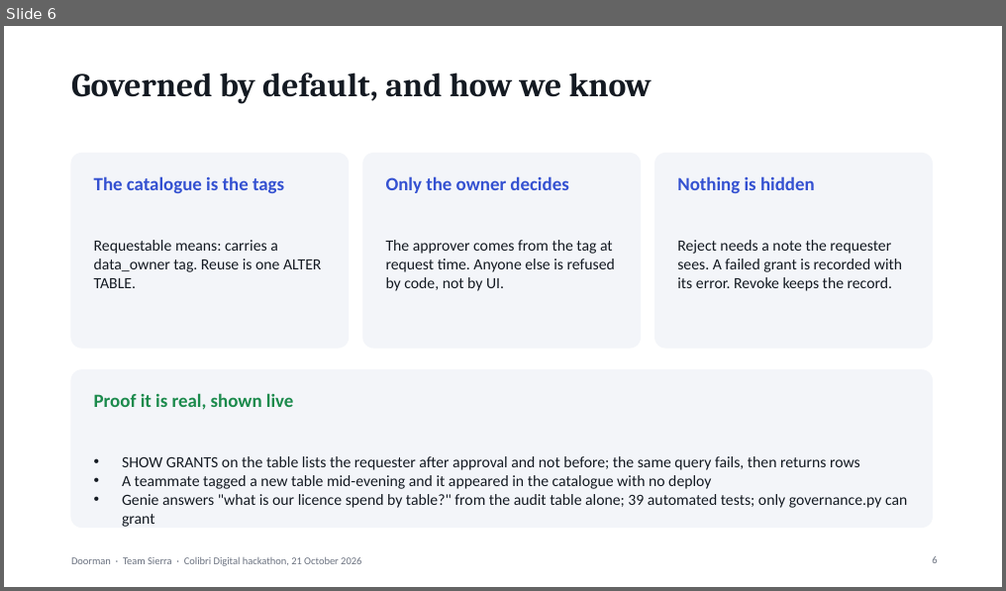
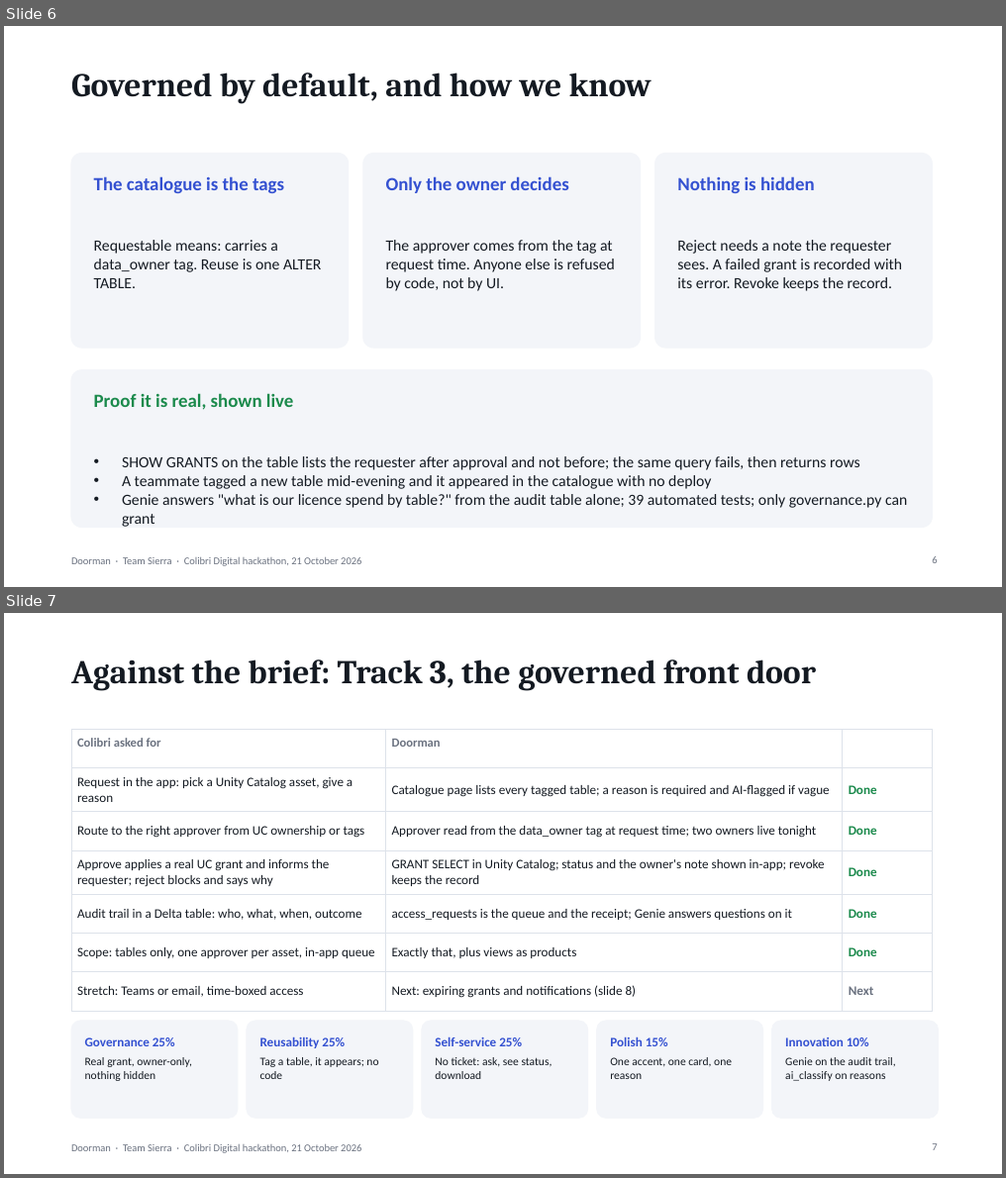
Before and after one commit to younis-y/doorman-databricks, a slide deck: docs/Doorman-deck.pptx. Shown one above the other, each under a label of ours: slide 6 before the commit, slides 6 and 7 after it. The pictures are 1006x591 and 1006x1178 pixels, drawn with LibreOffice and Linux fonts; fonts in the diff are those of the drawing. Boxes give left, top, right and bottom in pixels: in the first picture for what was removed or moved away, otherwise in the second. Text is boxed around its words. In the diff, an @@ line names an element or a change of style, - is before the commit and + after.

```diff
--- a/docs/Doorman-deck.pptx
+++ b/docs/Doorman-deck.pptx
@@ slide 7 added at bbox=[4, 613, 1002, 1174], background #FFFFFF; not listed: 1 template element that a slide beside it also shows @@
@@ title added at bbox=[71, 660, 816, 691], 32 pt, text #141A22, bold @@
+Against the brief: Track 3, the governed front door
@@ table added at bbox=[71, 729, 933, 1002], 7 rows, 3 columns @@
+Colibri asked for | Doorman | 
+Request in the app: pick a Unity Catalog asset, give a reason | Catalogue page lists every tagged table; a reason is required and AI-flagged if vague | Done
+Route to the right approver from UC ownership or tags | Approver read from the data_owner tag at request time; two owners live tonight | Done
+Approve applies a real UC grant and informs the requester; reject blocks and says why | GRANT SELECT in Unity Catalog; status and the owner's note shown in-app; revoke keeps the record | Done
+Audit trail in a Delta table: who, what, when, outcome | access_requests is the queue and the receipt; Genie answers questions on it | Done
+Scope: tables only, one approver per asset, in-app queue | Exactly that, plus views as products | Done
+Stretch: Teams or email, time-boxed access | Next: expiring grants and notifications (slide 8) | Next
@@ rounded rectangle added at bbox=[71, 1021, 238, 1118], fill #F3F5F9, outline #F3F5F9 1 pt @@
@@ rounded rectangle added at bbox=[247, 1021, 413, 1118], fill #F3F5F9, outline #F3F5F9 1 pt @@
@@ rounded rectangle added at bbox=[422, 1021, 588, 1118], fill #F3F5F9, outline #F3F5F9 1 pt @@
@@ rounded rectangle added at bbox=[597, 1021, 763, 1118], fill #F3F5F9, outline #F3F5F9 1 pt @@
@@ rounded rectangle added at bbox=[772, 1021, 939, 1118], fill #F3F5F9, outline #F3F5F9 1 pt @@
@@ text added at bbox=[85, 1038, 175, 1047], 12.5 pt, text #3451D1, bold @@
+Governance 25%
@@ text added at bbox=[85, 1058, 192, 1081], 11 pt, text #141A22 @@
+Real grant, owner-only, nothing hidden
@@ text added at bbox=[260, 1037, 345, 1049], 12.5 pt, text #3451D1, bold @@
+Reusability 25%
@@ text added at bbox=[260, 1058, 378, 1079], 11 pt, text #141A22 @@
+Tag a table, it appears; no code
@@ text added at bbox=[435, 1037, 522, 1047], 12.5 pt, text #3451D1, bold @@
+Self-service 25%
@@ text added at bbox=[435, 1058, 552, 1079], 11 pt, text #141A22 @@
+No ticket: ask, see status, download
@@ text added at bbox=[610, 1037, 668, 1047], 12.5 pt, text #3451D1, bold @@
+Polish 15%
@@ text added at bbox=[610, 1058, 732, 1079], 11 pt, text #141A22 @@
+One accent, one card, one reason
@@ text added at bbox=[785, 1038, 869, 1047], 12.5 pt, text #3451D1, bold @@
+Innovation 10%
@@ text added at bbox=[785, 1058, 895, 1081], 11 pt, text #141A22 @@
+Genie on the audit trail, ai_classify on reasons
@@ page number added at bbox=[932, 1144, 937, 1151], 10 pt, text #6B7280 @@
+7
```
